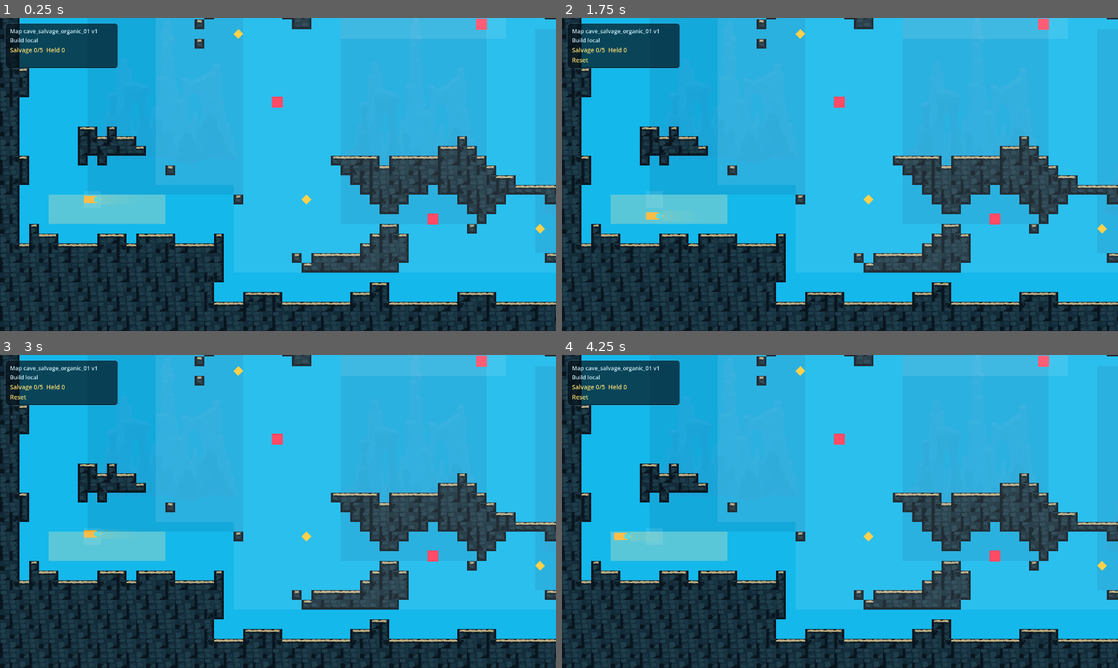
Above: before the commit, frames 1-4 (two rows, left to right).
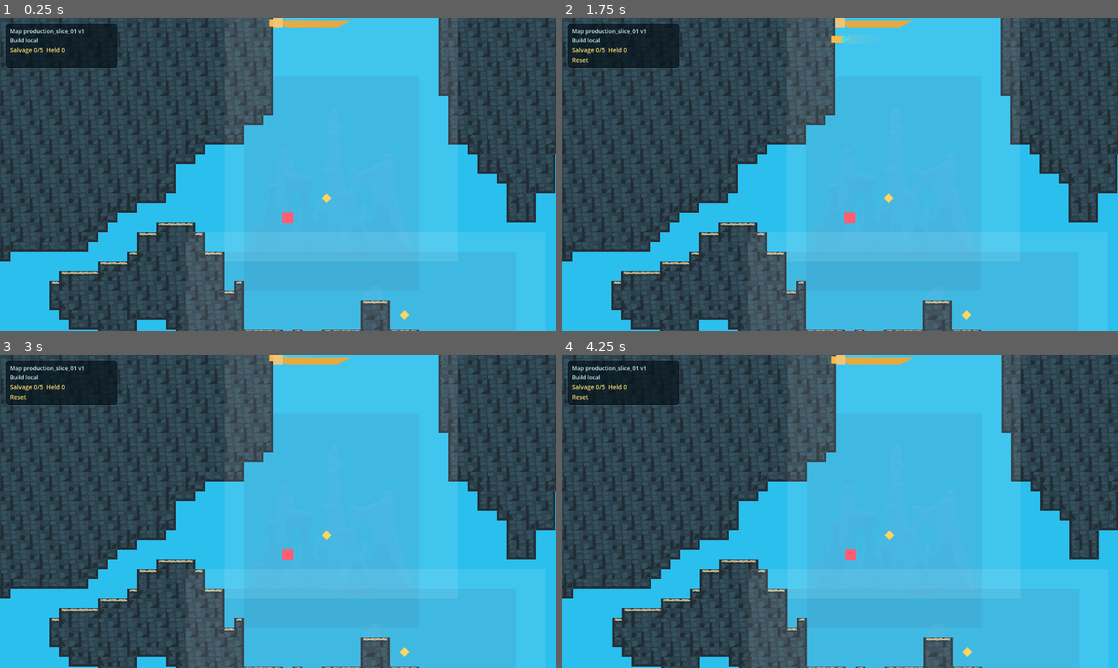
Above: after the commit, the same moments.

Repository: joeypshell/oceangame2
Game: Godot game, scene res://scenes/main/Main.tscn
The game is run twice, just before and just after one commit, with the same random seed, the same clock (stepped at 60 frames per second) and the same inputs.
Inputs:
- Up to frame 1 (0.25 s): no input
- Up to frame 2 (1.75 s): tap Enter at 0.5 s; hold Right (ui_right) 0.53-1.28 s; tap R at 0.6, 1.35 s; hold Down (ui_down) from 1.28 s (still down)
- Up to frame 3 (3 s): release Down (ui_down) at 2.03 s; hold Right (ui_right) 2.03-2.78 s; tap R at 2.1, 2.85 s; hold Up (ui_up) from 2.78 s (still down)
- Up to frame 4 (4.25 s): release Up (ui_up) at 3.53 s; hold Left (ui_left) from 3.53 s (still down); tap R at 3.6 s

The runs differ from the first frame. In frame 1, 70% of the frame differs, in the area x 0-100%, y 0-100%; in frame 2, 70%; in frame 3, 70%; in frame 4, 70%.

Commit message:
Promote production slice preview

Diff:
--- a/scripts/main/main.gd
+++ b/scripts/main/main.gd
@@ -2,7 +2,7 @@
 
 const WORLD_SCENE := preload("res://scenes/world/GreyboxWorld.tscn")
 const PLAYER_SCENE := preload("res://scenes/player/Player.tscn")
-const DEFAULT_MAP_PATH := "res://maps/cave_salvage_organic_01.greybox.json"
+const DEFAULT_MAP_PATH := "res://maps/production_slice_01.greybox.json"
 const ORIGINAL_MAP_PATH := "res://maps/cave_salvage_test_01.greybox.json"
 const TILESET_TEST_MAP_PATH := "res://maps/cave_tileset_test_01.greybox.json"
 const ORGANIC_MAP_PATH := "res://maps/cave_salvage_organic_01.greybox.json"
Binary file removed: visual_captures/latest/organic_center_route_view.png
Binary file removed: visual_captures/latest/organic_overview.png
Binary file removed: visual_captures/latest/organic_right_pocket_view.png
Binary file removed: visual_captures/latest/organic_start_view.png
Binary file added: visual_captures/latest/production_slice_central_crossing.png
Binary file added: visual_captures/latest/production_slice_entry_shaft.png
Binary file added: visual_captures/latest/production_slice_lower_loop.png
Binary file added: visual_captures/latest/production_slice_overview.png
Not shown, changed: README.md
Not shown, changed: docs/current/ARCHITECTURE.md
Not shown, changed: docs/current/PROJECT_CONTEXT.md
Not shown, changed: docs/current/TOOLING.md
